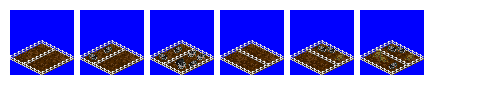
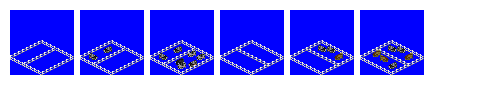
Layer changes from the first 500×90 image to the second:
hid "tile mud copy 3" (1st of 6, in "fenced yard black + white cows copy") over [152, 44, 214, 75]
hid "tile mud copy 3" (2nd of 6, in "fenced yard black + white cows copy 2") over [12, 44, 74, 75]
hid "tile mud copy 3" (3rd of 6, in "fenced yard black + white cows") over [82, 44, 144, 75]
hid "tile mud copy 3" (4th of 6, in "fenced yard jersey + bw cows copy") over [362, 44, 424, 75]
hid "tile mud copy 3" (5th of 6, in "fenced yard jersey + bw cows") over [292, 44, 354, 75]
hid "tile mud copy 3" (6th of 6, in "fenced yard jersey + bw cows copy 2") over [222, 44, 284, 75]
hid "guides" over [12, 44, 424, 75]
